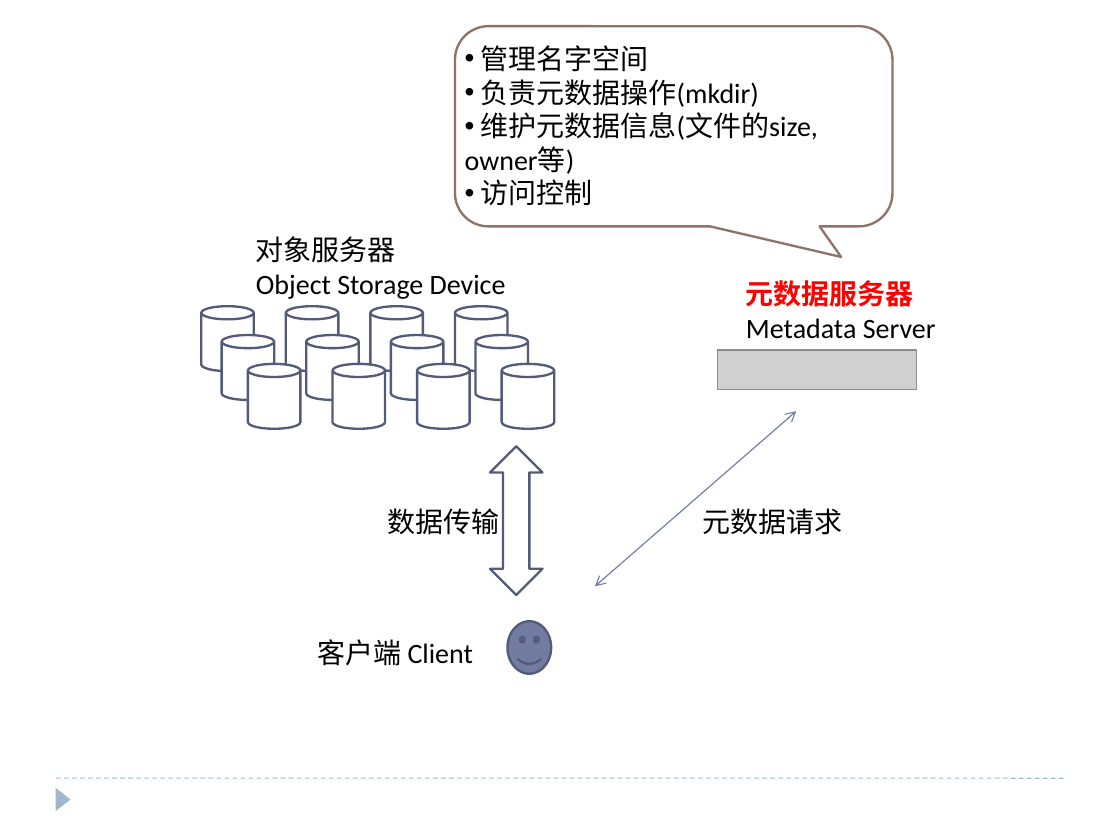
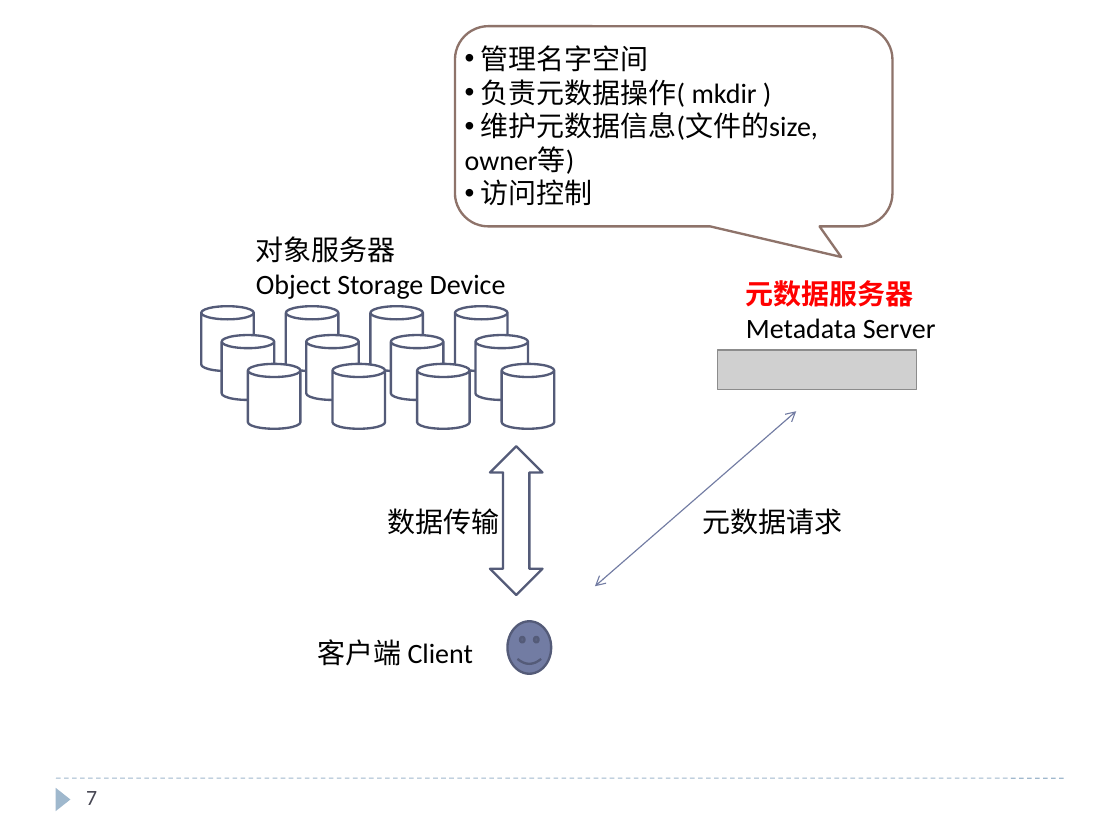
Before and after one commit to cheliequan/idning-paper, a slide deck: slide 7 of draft/MDS集群.pptx (slide 6 before the commit). Drawn at 1120x840 pixels with LibreOffice and Linux fonts; fonts in the diff are those of the drawing; grey boxes stand for pictures. Boxes give left, top, right and bottom in pixels: in the first picture for what was removed or moved away, otherwise in the second. Text is boxed around its words. In the diff, an @@ line names an element or a change of style, - is before the commit and + after.

```diff
--- a/draft/MDS集群.pptx
+++ b/draft/MDS集群.pptx
@@ text in rounded speech box at [481,79,757,107]: spaces changed @@
-• 负责元数据操作(mkdir)
+• 负责元数据操作( mkdir )
@@ page number added at [86,791,97,805], 14 pt, text #464653 @@
+7
```
Also in this commit, not shown: 18 other slides changed, 1 slide added, 2 other files.
